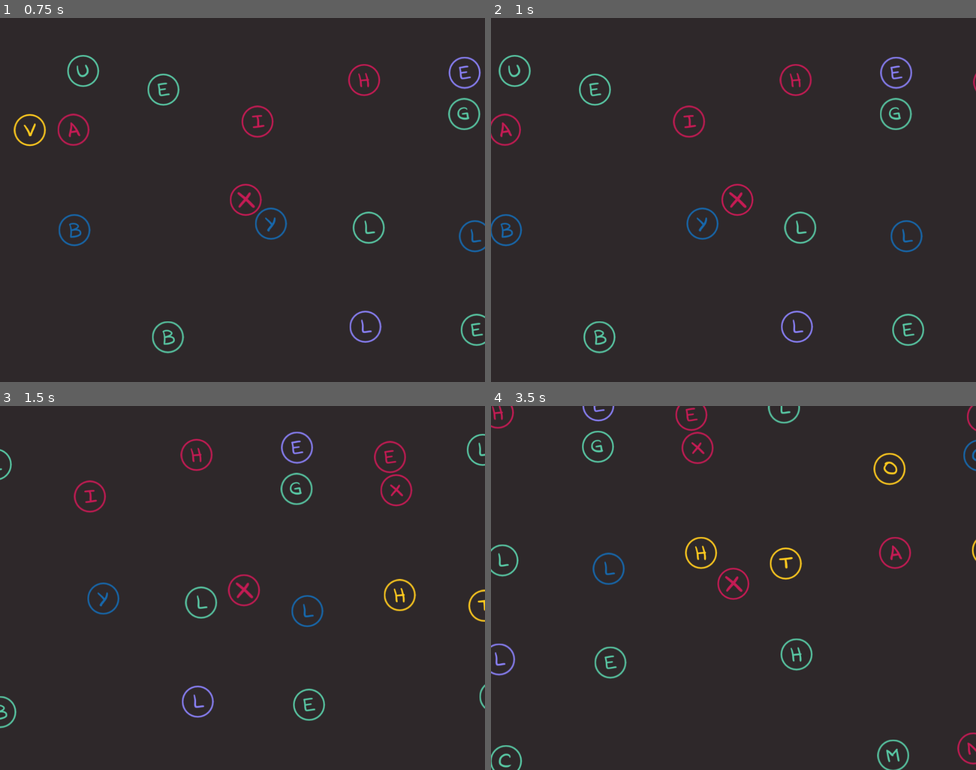
Above: before the commit, frames 1-4 (two rows, left to right).
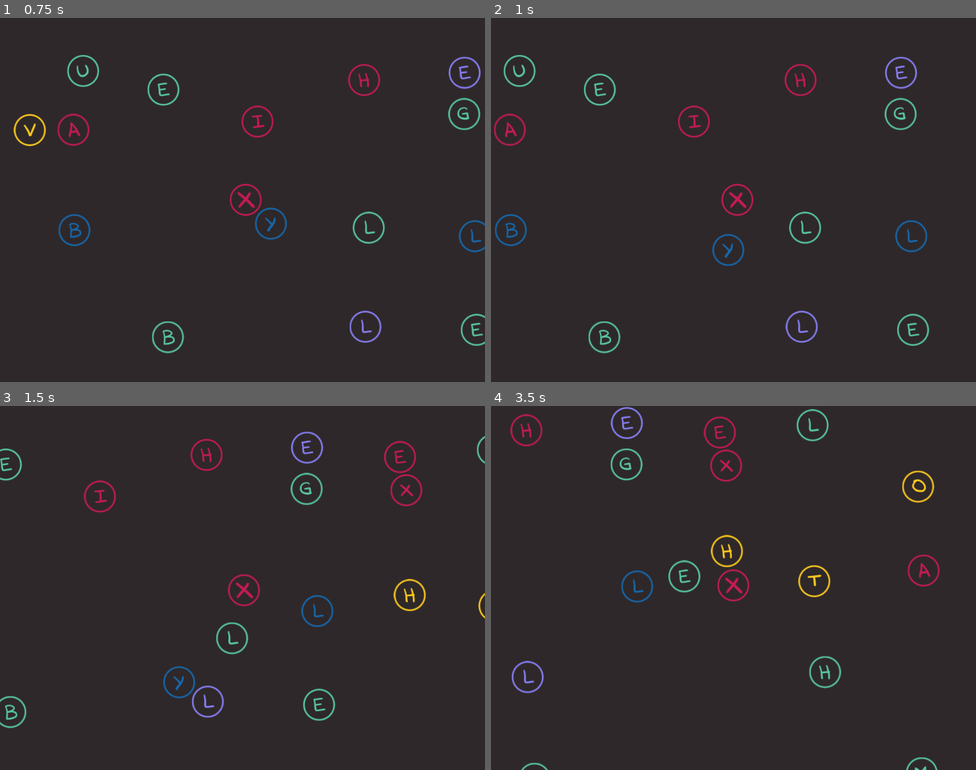
Above: after the commit, the same moments.

Repository: gontzalve/SSLS
Game: Godot game, scene res://scenes/game/main/main.tscn
Same seed, same stepped clock (60 frames per second), same inputs: the game is played once before the commit and once after it.
Inputs (mouse positions are in pixels of both pictures, inside the frame that each line leads up to):
- Up to frame 1 (0.75 s): tap Enter at 0.5 s; move the mouse to (349, 181) at 0.52 s; hold D (move_right) from 0.53 s (still down); click (349, 181) at 0.6 s
- Up to frame 2 (1 s): keep holding D (move_right)
- Up to frame 3 (1.5 s): move the mouse to (145, 606) at 1.27 s; release D (move_right) at 1.28 s; hold S (move_down) from 1.28 s (still down); tap Mouse wheel up (zoom_in) at 1.35 s
- Up to frame 4 (3.5 s): move the mouse to (782, 507) at 2.02 s; release S (move_down) at 2.03 s; hold D (move_right) 2.03-2.78 s; tap Mouse wheel down (zoom_out) at 2.1 s; move the mouse to (709, 660) at 2.77 s; hold W (move_up) from 2.78 s (still down); click (709, 660) at 2.85 s

Frame 1 is identical in both runs. In frame 2, 4.0% of the frame differs, in the area x 0-100%, y 10-93%; in frame 3, 4.2%; in frame 4, 5.3%, in the area x 0-100%, y 0-100%.

Commit message:
Allow player-letter collisions

Diff:
--- a/project.godot
+++ b/project.godot
@@ -20,6 +20,7 @@
 window/size/viewport_width=960
 window/size/viewport_height=720
 window/size/resizable=false
+mouse_cursor/custom_image="res://graphics/letters/letter_x.png"
 
 [input]
 
--- a/scenes/game/letter/letter.gd
+++ b/scenes/game/letter/letter.gd
@@ -1,4 +1,4 @@
-extends RigidBody2D
+extends CharacterBody2D
 
 @export var color_palette_data: Resource
 @export var letter_textures_data: Resource
@@ -15,6 +15,7 @@
 
 
 func _process(_delta: float) -> void:
+	move_and_slide()
 	pass
 
 
@@ -43,4 +44,4 @@
 func apply_random_force() -> void:
 	var random_dir: Vector2 = Vector2(randf_range(-1, 1), randf_range(-1, 1)).normalized()
 	print(random_dir)
-	add_constant_central_force(random_dir * force_magnitude)
+#	add_constant_central_force(random_dir * force_magnitude)
--- a/scenes/game/letter/letter.tscn
+++ b/scenes/game/letter/letter.tscn
@@ -9,9 +9,8 @@
 [sub_resource type="CircleShape2D" id="CircleShape2D_pp8vm"]
 radius = 32.0
 
-[node name="Letter" type="RigidBody2D"]
-gravity_scale = 0.0
-lock_rotation = true
+[node name="Letter" type="CharacterBody2D"]
+motion_mode = 1
 script = ExtResource("1_ykfcf")
 color_palette_data = ExtResource("2_lpad2")
 letter_textures_data = ExtResource("3_pbucg")
@@ -26,4 +25,3 @@
 
 [node name="CollisionShape2D" type="CollisionShape2D" parent="."]
 shape = SubResource("CircleShape2D_pp8vm")
-disabled = true
--- a/scenes/game/player/player.gd
+++ b/scenes/game/player/player.gd
@@ -24,7 +24,11 @@
 	var movement_dir: Vector2 = _get_movement_direction()
 	var target_velocity: Vector2 = movement_dir * movement_speed
 	velocity = velocity.move_toward(target_velocity, movement_acceleration * delta)
-	move_and_slide()
+	var collision: KinematicCollision2D = move_and_collide(velocity * delta)
+	if collision:
+		var collision_speed: float = velocity.length() * 0.6
+		collision.get_collider().velocity = collision_speed * -collision.get_normal()
+#		velocity = velocity.bounce(collision.get_normal()) * 0.2
 
 
 func _get_movement_direction() -> Vector2:
